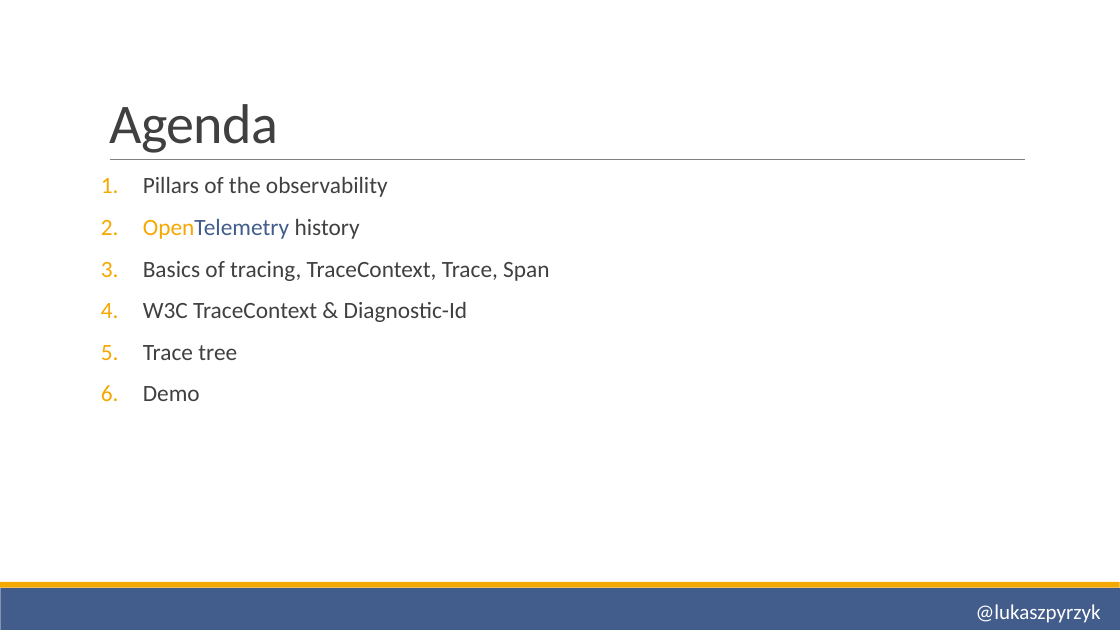
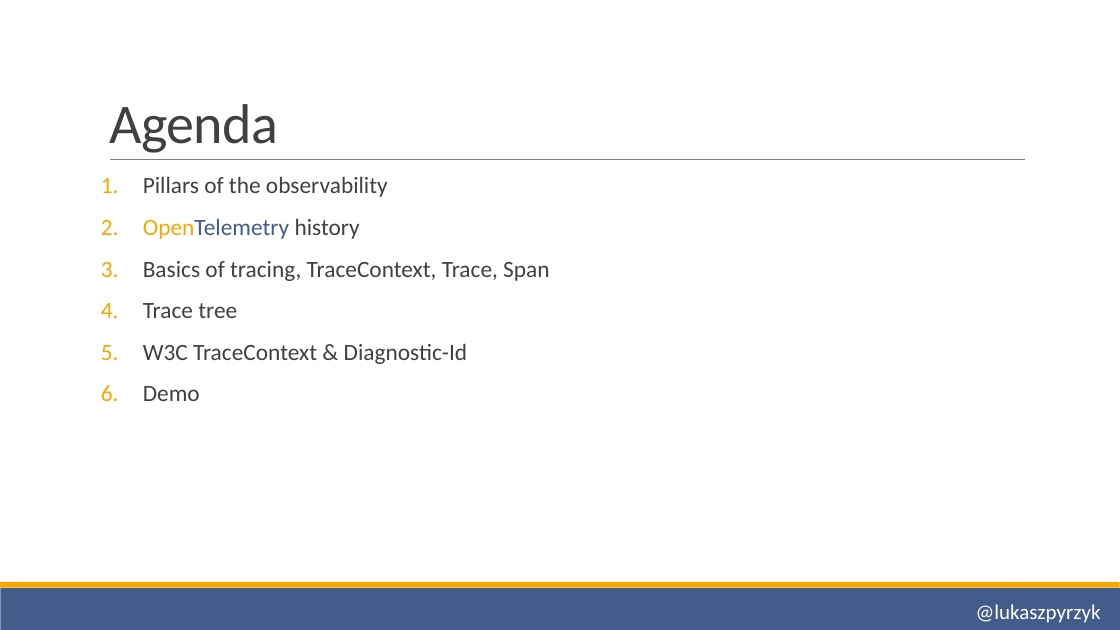
Before and after one commit to lukasz-pyrzyk/opentelemetry-demo, a slide deck: slide 3 of OpenTelemetry.pptx. Drawn at 1120x630 pixels with LibreOffice and Linux fonts; fonts in the diff are those of the drawing. Boxes give left, top, right and bottom in pixels: in the first picture for what was removed or moved away, otherwise in the second. Text is boxed around its words. In the diff, an @@ line names an element or a change of style, - is before the commit and + after.

```diff
--- a/OpenTelemetry.pptx
+++ b/OpenTelemetry.pptx
@@ text at box(143, 303, 237, 318): paragraph added @@
+4. Trace tree
@@ text at box(143, 345, 237, 360): paragraph removed @@
-5. Trace tree
```
Also in this commit, not shown: 3 other slides changed.
